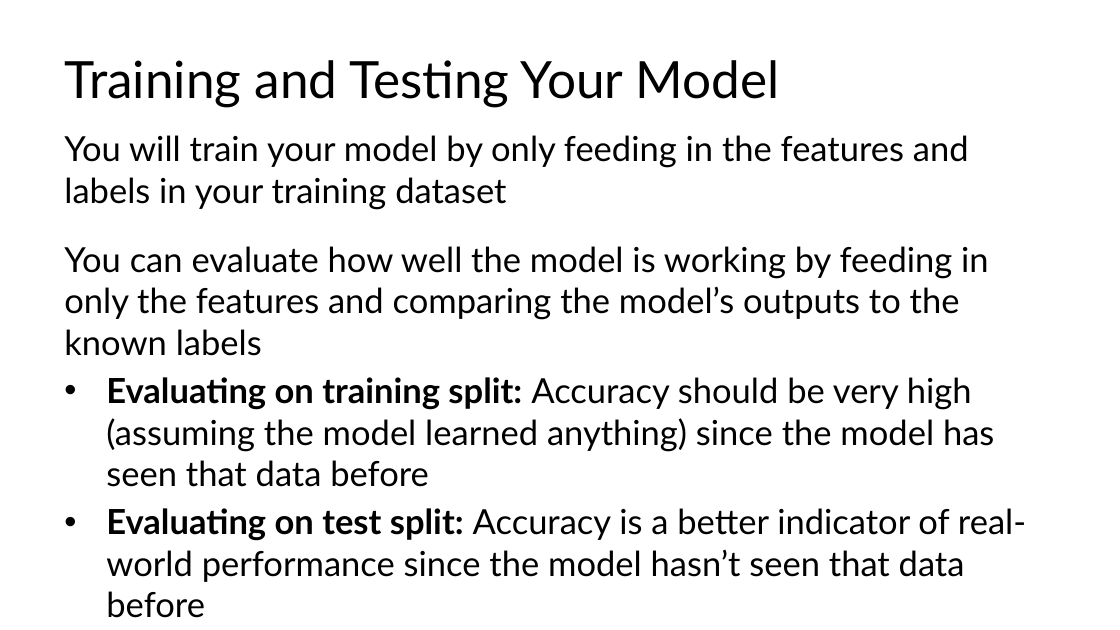
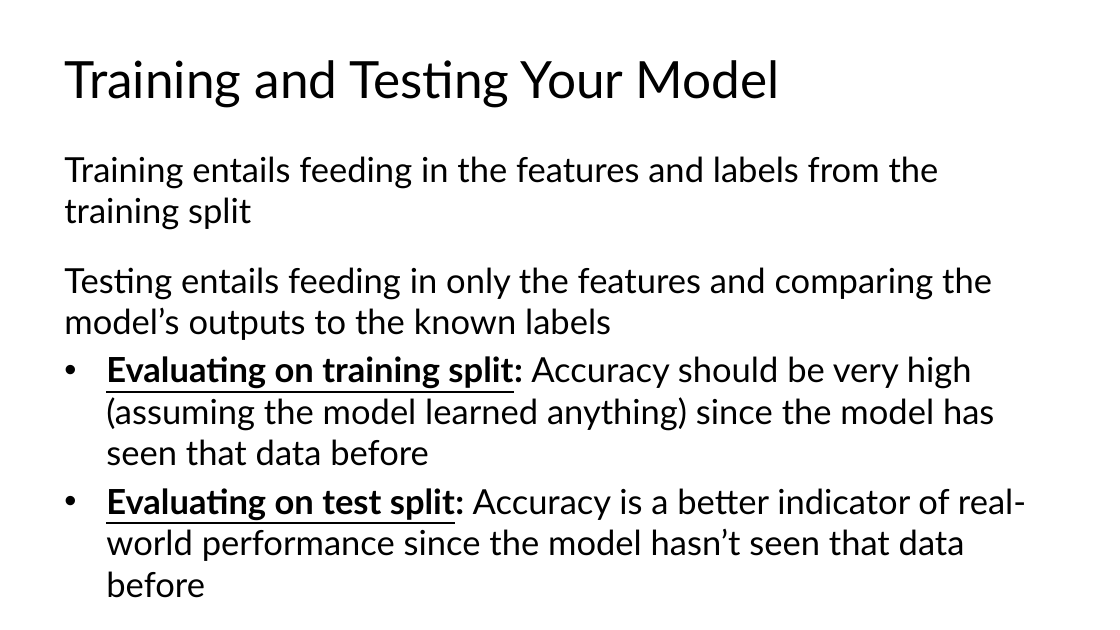
Before and after one commit to C4M-UofT/C4M-UofT.github.io, a slide deck: slide 52 of lectures/module3/3-1_ml_workflow/MachineLearning_tutorial.pptx (slide 48 before the commit). Drawn at 1120x630 pixels with LibreOffice and Linux fonts; fonts in the diff are those of the drawing. Boxes give left, top, right and bottom in pixels: in the first picture for what was removed or moved away, otherwise in the second. Text is boxed around its words. In the diff, an @@ line names an element or a change of style, - is before the commit and + after.

```diff
--- a/lectures/module3/3-1_ml_workflow/MachineLearning_tutorial.pptx
+++ b/lectures/module3/3-1_ml_workflow/MachineLearning_tutorial.pptx
@@ text at (64, 156, 992, 340): text changed @@
-You will train your model by only feeding in the features and labels in your training dataset
-You can evaluate how well the model is working by feeding in only the features and comparing the model’s outputs to the known labels
+Training entails feeding in the features and labels from the training split
+Testing entails feeding in only the features and comparing the model’s outputs to the known labels
@@ text at (106, 356, 1026, 598): underline on in "Evaluating on training split:", "Evaluating on test split:" @@
```
Also in this commit, not shown: 26 other slides changed, 6 slides added, 1 other file.
